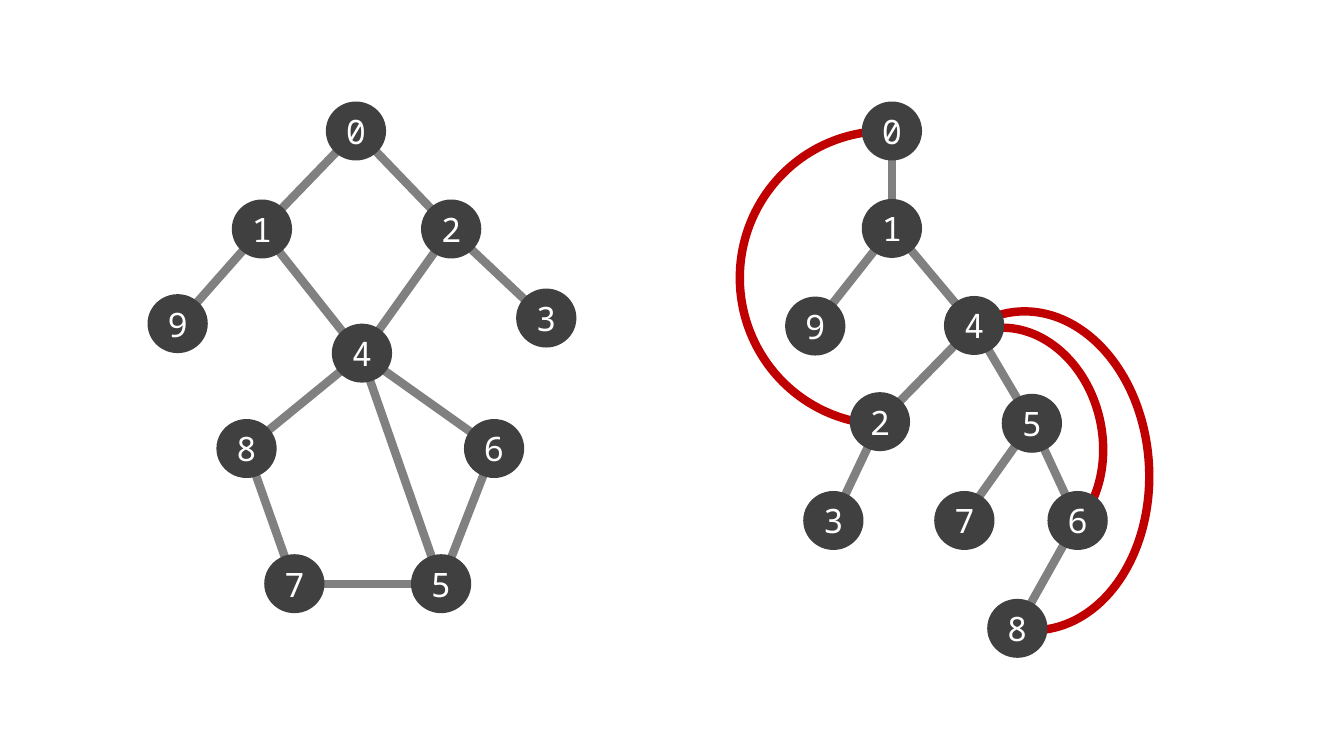
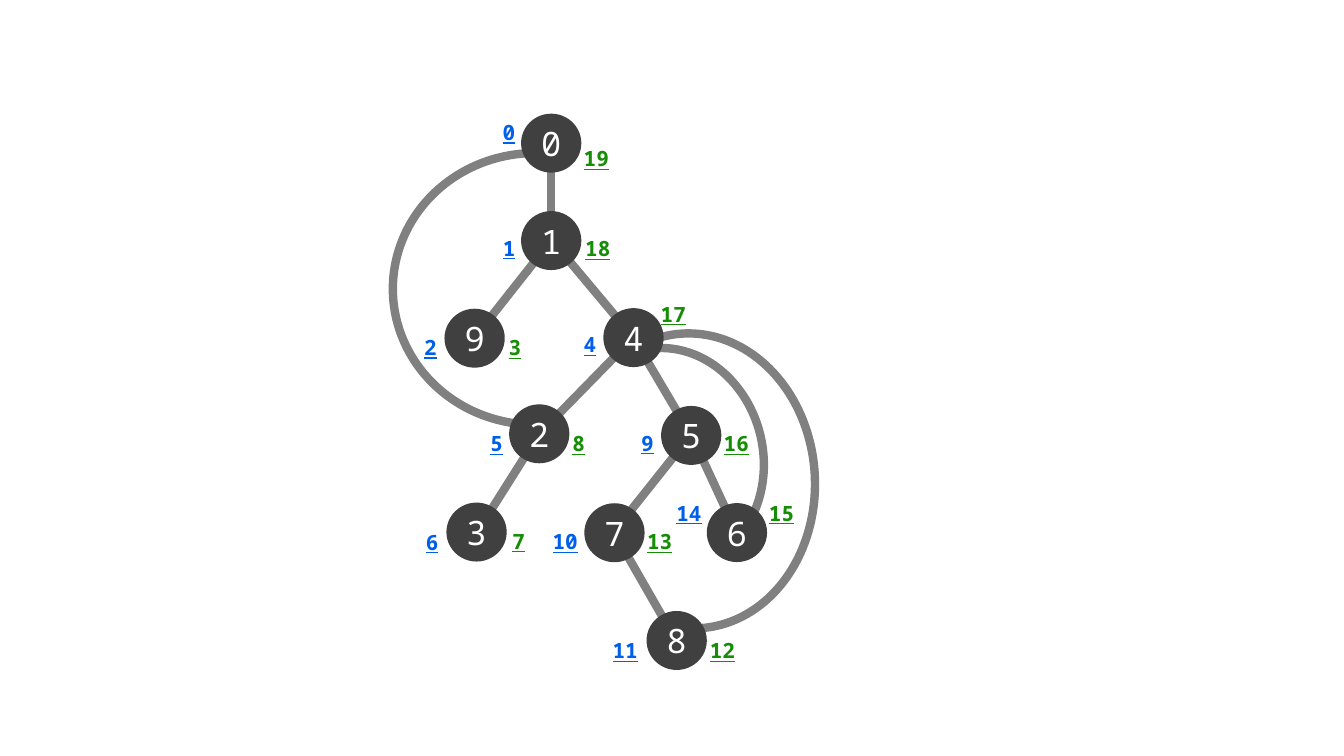
Before and after one commit to jrymk/Graphene, a slide deck: slide 5 of Illustrations/illustrations.pptx. Drawn at 1344x756 pixels with LibreOffice and Linux fonts; fonts in the diff are those of the drawing. Boxes give left, top, right and bottom in pixels: in the first picture for what was removed or moved away, otherwise in the second. Text is boxed around its words. In the diff, an @@ line names an element or a change of style, - is before the commit and + after.

```diff
--- a/Illustrations/illustrations.pptx
+++ b/Illustrations/illustrations.pptx
@@ text "0": place and size @@
-text "0" at (326,102,386,161)
+text "0" at (503,124,516,144)
@@ 6 ellipses, 5 lines: place and size @@
-6 ellipses, 5 lines at (816,102,1108,658)
+6 ellipses, 5 lines at (475,114,767,670)
@@ arc (boxed as its full ellipse): place and size @@
-arc (boxed as its full ellipse) at (740,131,1031,424)
+arc (boxed as its full ellipse) at (393,153,678,424)
@@ arc (boxed as its full ellipse) at (393,153,678,424): outline #C00000 6 pt to #808080 6 pt @@
@@ group added at (553,150,794,662): 10 texts @@
+10
+13
+14
+11
+12
+15
+16
+17
+18
+19
@@ text "1": place and size @@
-text "1" at (232,200,292,259)
+text "1" at (503,241,516,259)
@@ arc (boxed as its full ellipse) at (559,326,823,636): outline #C00000 6 pt to #808080 6 pt; proportions changed @@
@@ arc (boxed as its full ellipse): place and size @@
-arc (boxed as its full ellipse) at (899,304,1159,638)
+arc (boxed as its full ellipse) at (559,326,823,636)
@@ text "4": place and size @@
-text "4" at (332,324,392,383)
+text "4" at (584,337,597,356)
@@ group removed at (177,132,545,584): 12 lines @@
@@ text "2": place and size @@
-text "2" at (421,200,482,259)
+text "2" at (424,339,437,359)
@@ text "3": place and size @@
-text "3" at (516,288,577,348)
+text "3" at (509,339,522,359)
@@ arc (boxed as its full ellipse): place and size @@
-arc (boxed as its full ellipse) at (897,310,1124,569)
+arc (boxed as its full ellipse) at (550,330,785,588)
@@ arc (boxed as its full ellipse) at (550,330,785,588): outline #C00000 6 pt to #808080 6 pt; proportions changed @@
@@ line moved from (834, 520) - (880, 421) to (477, 532) - (539, 434) @@
@@ text "5": place and size @@
-text "5" at (411,555,472,614)
+text "5" at (490,436,503,455)
@@ size 24 to 15 pt, text colour #FFFFFF to #158D05, bold on, underline on; alignment centre to left; vertical alignment middle to top; fill #404040 to none in 3 elements at (509,339,522,359), (512,534,525,552), (572,435,585,455) @@
@@ text "8": place and size @@
-text "8" at (217,419,277,479)
+text "8" at (572,435,585,455)
@@ line moved from (963, 520) - (1032, 422) to (614, 532) - (692, 435) @@
@@ size 24 to 15 pt, text colour #FFFFFF to #005FEA, bold on, underline on; alignment centre to left; vertical alignment middle to top; fill #404040 to none in 7 elements at (503,124,516,144), (426,535,439,553), (424,339,437,359), (584,337,597,356), (503,241,516,259), (490,436,503,455), (641,435,654,454) @@
@@ text "9": place and size @@
-text "9" at (147,294,208,354)
+text "9" at (641,435,654,454)
@@ 2 ellipses, 1 line: place and size @@
-2 ellipses, 1 line at (785,296,1078,520)
+2 ellipses, 1 line at (445,309,737,532)
@@ ellipse "3": place and size @@
-ellipse "3" at (804,491,864,551)
+ellipse "3" at (447,503,507,563)
@@ ellipse "7": place and size @@
-ellipse "7" at (935,491,995,551)
+ellipse "7" at (585,503,645,563)
@@ text "6": place and size @@
-text "6" at (464,419,524,479)
+text "6" at (426,535,439,553)
@@ text "7": place and size @@
-text "7" at (264,555,325,614)
+text "7" at (512,534,525,552)
@@ line moved from (1078, 521) - (1017, 628) to (614, 532) - (677, 640) @@
```
Also in this commit, not shown: 1 other slide changed, 2 other files.
